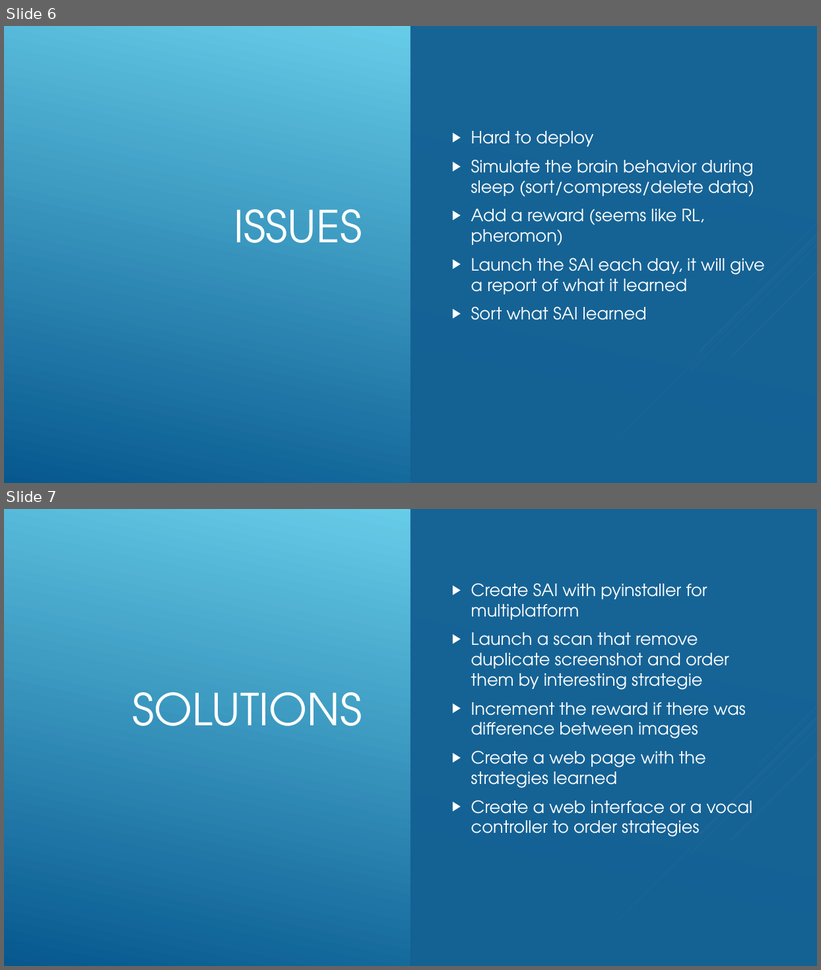
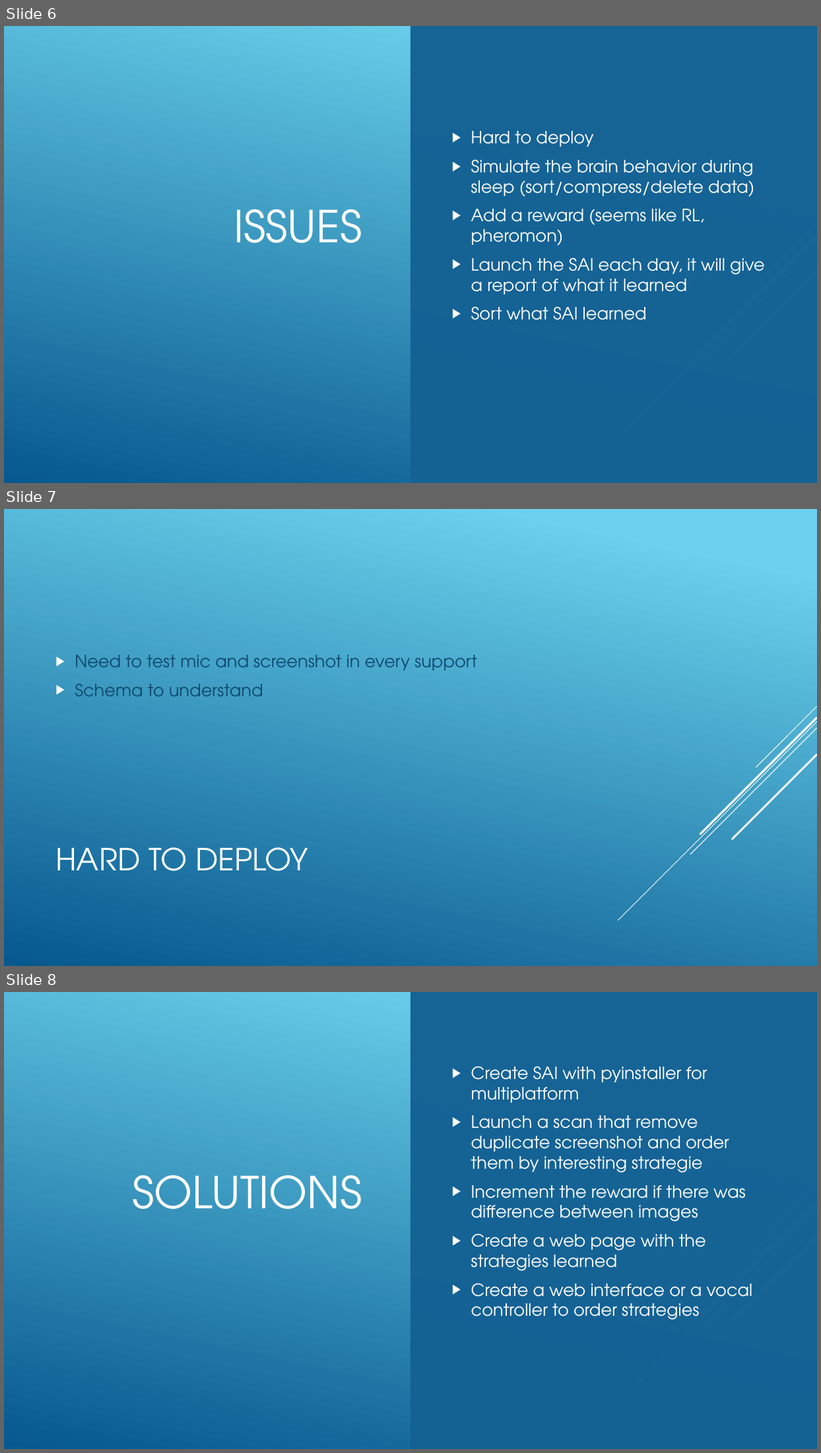
Before and after one commit to jnguyen1192/SIA, a slide deck: SAI_presentation.pptx. Shown one above the other, each under a label of ours: slides 6 and 7 before the commit, slides 6, 7 and 8 after it. The pictures are 821x970 and 821x1453 pixels, drawn with LibreOffice and Linux fonts; fonts in the diff are those of the drawing. Boxes give left, top, right and bottom in pixels: in the first picture for what was removed or moved away, otherwise in the second. Text is boxed around its words. In the diff, an @@ line names an element or a change of style, - is before the commit and + after.

Commit message:
#12 Issue hard to deploy added on slides

```diff
--- a/SAI_presentation.pptx
+++ b/SAI_presentation.pptx
@@ slide 7 added at [4,509,817,966], background gradient #6ED2EB to #06588E; not listed: 5 template elements that a slide beside it also shows @@
@@ text added at [75,655,477,696], 20 pt, text #0F496F @@
+▶ Need to test mic and screenshot in every support
+▶ Schema to understand
@@ title added at [55,848,308,871], 36 pt, text #FFFFFF @@
+HARD TO DEPLOY
@@ what was slide 7 is now slide 8 @@
```
